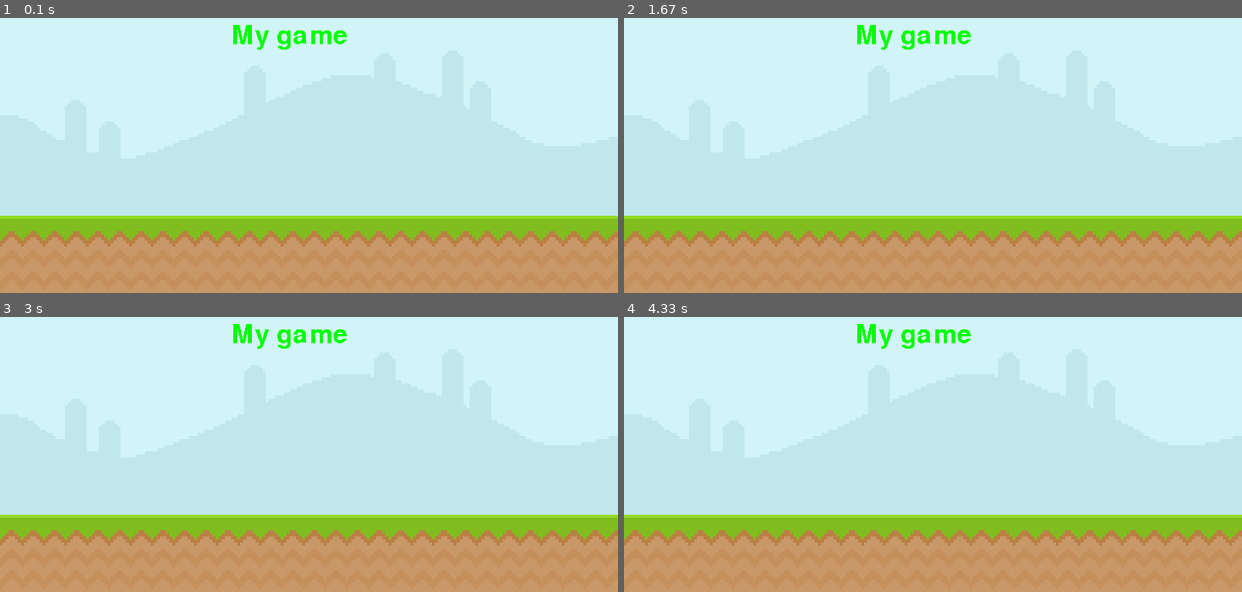
Above: before the commit, frames 1-4 (two rows, left to right).
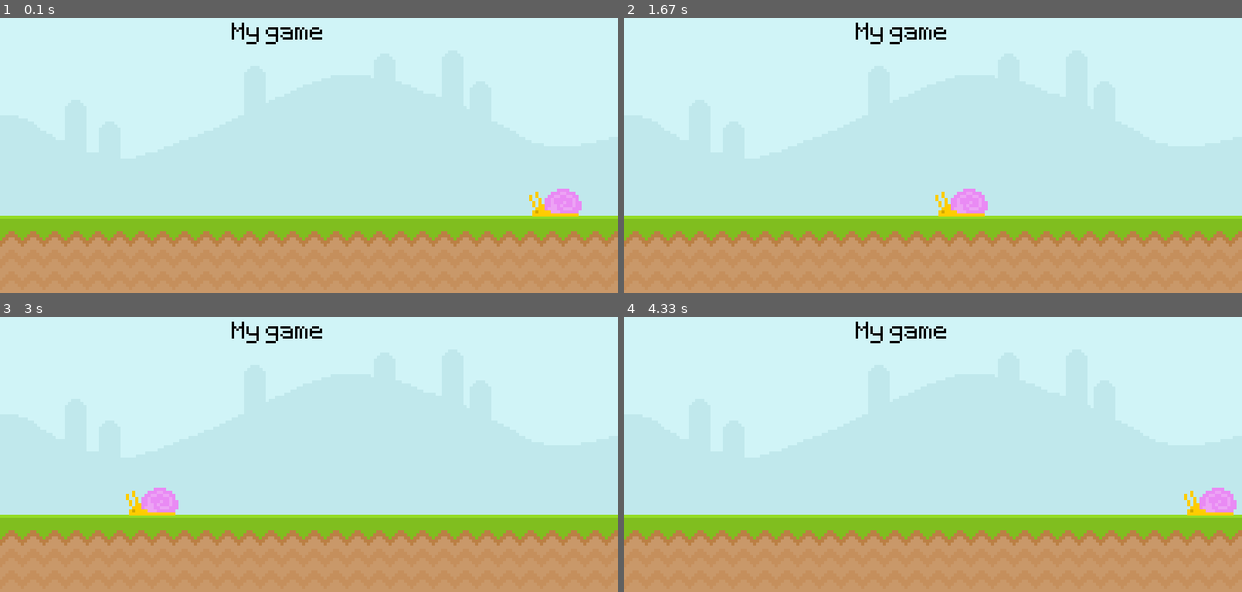
Above: after the commit, the same moments.

Repository: coding-zero-1/Basic-pygame-project
Game: pygame game, started from main.py
The game is run twice, just before and just after one commit, with the same random seed, the same clock (stepped at 60 frames per second) and the same inputs.
Inputs:
- Up to frame 1 (0.1 s): no input
- Up to frame 2 (1.67 s): no input
- Up to frame 3 (3 s): no input
- Up to frame 4 (4.33 s): no input

The runs differ from the first frame. In frame 1, 1.4% of the frame differs, in the area x 37-95%, y 1-73%; in frame 2, 1.4%; in frame 3, 1.4%; in frame 4, 1.4%.

Commit message:
added animation to snail1

Diff:
--- a/main.py
+++ b/main.py
@@ -8,8 +8,10 @@
 
 sky_surface = pygame.image.load('Basic-pygame-project/graphics/Sky.png')
 ground_surface=pygame.image.load('Basic-pygame-project/graphics/ground.png')
-test_font = pygame.font.Font(None,50)
-test_surface = test_font.render('My game',False,'Green')
+test_font = pygame.font.Font('Basic-pygame-project/font/Pixeltype.ttf',50)
+test_surface = test_font.render('My game',False,'Black')
+snail_surface = pygame.image.load('Basic-pygame-project/graphics/snail/snail1.png')
+snail_position=700
 
 while True:
     #we draw all our elements here
@@ -21,6 +23,9 @@
     screen.blit(sky_surface,(0,0))
     screen.blit(ground_surface,(0,300))
     screen.blit(test_surface,(300,50))
-
+    screen.blit(snail_surface,(snail_position,265))
+    snail_position-=3
+    if snail_position<0:
+        snail_position=800
     pygame.display.update()
     clock.tick(60)
